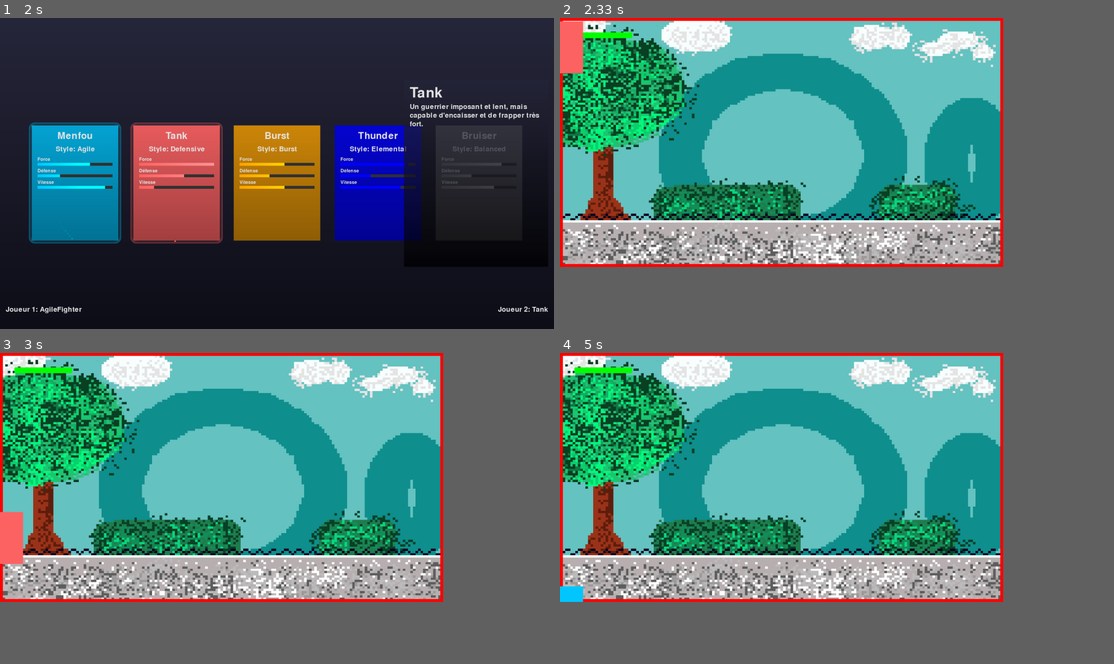
Above: before the commit, frames 1-4 (two rows, left to right).
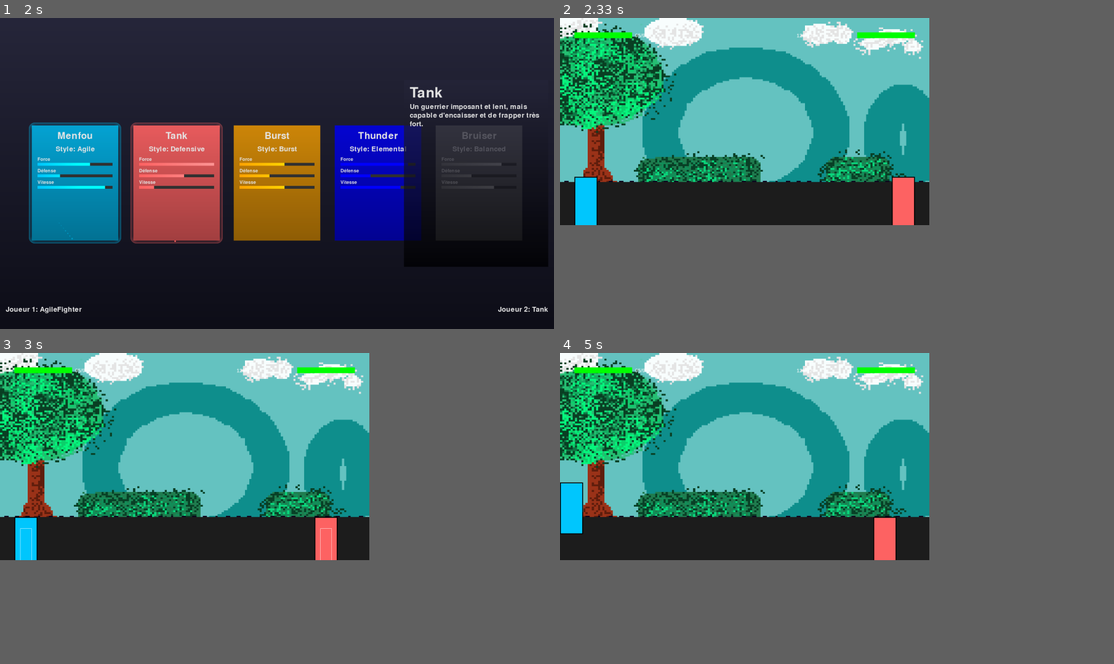
Above: after the commit, the same moments.

Repository: CarlosLeBg/pythfighter
Game: pygame game, started from src/selector.py
Same seed, same stepped clock (60 frames per second), same inputs: the game is played once before the commit and once after it.
Inputs (mouse positions are in pixels of both pictures, inside the frame that each line leads up to):
- Up to frame 1 (2 s): click (72, 182) at 1.38 s; click (177, 182) at 1.72 s
- Up to frame 2 (2.33 s): no input
- Up to frame 3 (3 s): hold F3 from 2.5 s (still down); hold Left from 2.5 s (still down)
- Up to frame 4 (5 s): release F3 at 3.03 s; release Left at 3.03 s; tap 1 at 3.07 s; hold Left 3.4-3.93 s; hold A 3.4-3.93 s; hold F3 3.97-4.37 s; hold A 3.97-4.37 s; hold W from 4.83 s (still down)
In our replay, in frame 2 the window is 720x405 before the commit and 600x337 after it. These sizes can differ from the game's own. Grey fills any space a smaller window leaves; there, only what the larger window draws over its background counts as a difference.

Frame 1 is identical in both runs. In frame 2, 45% of the frame differs, in the area x 0-80%, y 0-81%; in frame 3, 45%; in frame 4, 45%.

Commit message:
Modif de Carlos

Diff:
--- a/src/game.py
+++ b/src/game.py
@@ -5,23 +5,24 @@
 # Initialisation de Pygame
 pygame.init()
 
-# Configuration de la fenêtre
-SCREEN_WIDTH = 1920
-SCREEN_HEIGHT = 1080
-VISIBLE_WIDTH = SCREEN_WIDTH * 0.8  # Ajuster la largeur visible
-VISIBLE_HEIGHT = SCREEN_HEIGHT * 0.8  # Ajuster la hauteur visible
-screen = pygame.display.set_mode((VISIBLE_WIDTH, VISIBLE_HEIGHT))
-pygame.display.set_caption("Brawler")
-
-# Charger l'image de fond et la redimensionner
-bg_image = pygame.image.load("src/assets/backg.jpg")
-bg_image = pygame.transform.scale(bg_image, (VISIBLE_WIDTH, VISIBLE_HEIGHT))
-
 # Définition des couleurs
 WHITE = (255, 255, 255)
 RED = (255, 0, 0)
 GREEN = (0, 255, 0)
 BLACK = (0, 0, 0)
+
+# Taille de l'image de fond
+bg_image = pygame.image.load("src/assets/backg.jpg")  # Utilise backg.jpg
+bg_width, bg_height = bg_image.get_size()
+
+# Configuration de la fenêtre (en fonction de la taille de l'image)
+VISIBLE_WIDTH = 1280  # Zone visible
+VISIBLE_HEIGHT = 720  # Zone visible
+screen = pygame.display.set_mode((VISIBLE_WIDTH, VISIBLE_HEIGHT))
+pygame.display.set_caption("Brawler")
+
+# Forcer le redimensionnement de l'image pour qu'elle occupe toute la fenêtre
+bg_image = pygame.transform.scale(bg_image, (VISIBLE_WIDTH, VISIBLE_HEIGHT))
 
 # Récupération des personnages à partir de la config
 fighter_classes = {
@@ -32,29 +33,37 @@
     "Bruiser": Bruiser
 }
 
+# Sélection des personnages
+selected_fighter_1 = "AgileFighter"
+selected_fighter_2 = "Tank"
+
+fighter_1_data = fighter_classes[selected_fighter_1]()
+fighter_2_data = fighter_classes[selected_fighter_2]()
+
 # Configuration du jeu
 FPS = 60
 clock = pygame.time.Clock()
 
+# Classe Fighter
 class Fighter:
-    def __init__(self, name, speed, damage, abilities, style, stats, description, combo_tips, lore, color, special_ability, weakness):
-        self.name = name
-        self.speed = speed
-        self.damage = damage
-        self.abilities = abilities
-        self.style = style
-        self.stats = stats
-        self.description = description
-        self.combo_tips = combo_tips
-        self.lore = lore
-        self.color = color
-        self.special_ability = special_ability
-        self.weakness = weakness
-
+    def __init__(self, player, x, y, data):
+        self.player = player
+        self.name = data.name
+        self.speed = data.speed
+        self.damage = data.damage
+        self.abilities = data.abilities
+        self.style = data.style
+        self.stats = data.stats
+        self.description = data.description
+        self.combo_tips = data.combo_tips
+        self.lore = data.lore
+        self.color = data.color
+        self.special_ability = data.special_ability
+        self.weakness = data.weakness
         self.health = self.stats["Vie"]
         self.max_health = self.health
-        self.rect = pygame.Rect(0, 0, 80, 180)
-        self.hitbox = pygame.Rect(self.rect.x + 20, self.rect.y + 40, 40, 140)
+        self.rect = pygame.Rect(x, y, 80, 180)
+        self.hitbox = pygame.Rect(x + 20, y + 40, 40, 140)
         self.vel_y = 0
         self.jump = False
         self.attacking = False
@@ -65,7 +74,7 @@
         dx, dy = 0, 0
         GRAVITY = 0.5
         JUMP_FORCE = -15
-        GROUND_Y = screen_height - 150  # Y du sol ajusté
+        GROUND_Y = screen_height - 150
 
         if not self.attacking and self.alive:
             if self.player == 1:
@@ -89,7 +98,6 @@
 
         self.rect.x += dx
         self.rect.y += dy
-
         self.rect.x = max(0, min(self.rect.x, screen_width - 80))
         self.rect.y = max(0, self.rect.y)
 
@@ -103,93 +111,81 @@
             self.attacking = True
             self.attack_cooldown = 20
 
-    def take_damage(self, amount):
-        self.health -= amount
-        if self.health <= 0:
-            self.alive = False
+    def draw(self, surface, show_hitbox=False):
+        pygame.draw.rect(surface, self.color, self.rect)
+        pygame.draw.rect(surface, BLACK, self.rect, 3)
 
-    def draw(self, surface):
-        # Dessiner le personnage sans les bordures
-        pygame.draw.rect(surface, self.color, self.rect)
+        if show_hitbox:  # Afficher la hitbox si activée par F3
+            pygame.draw.rect(surface, WHITE, self.hitbox, 1)
 
-        # Dessiner la barre de santé sans bordures
+        # Amélioration de la barre de vie
         health_bar_width = 200
         health_bar_height = 20
         if self.player == 1:
             pygame.draw.rect(surface, RED, (50, 50, health_bar_width, health_bar_height))
             pygame.draw.rect(surface, GREEN, (50, 50, health_bar_width * (self.health / self.max_health), health_bar_height))
+            font = pygame.font.SysFont("Arial", 18)
+            health_text = font.render(f"{self.health}/{self.max_health}", True, WHITE)
+            surface.blit(health_text, (50 + health_bar_width + 10, 50))
         else:
-            pygame.draw.rect(surface, RED, (SCREEN_WIDTH - 250, 50, health_bar_width, health_bar_height))
-            pygame.draw.rect(surface, GREEN, (SCREEN_WIDTH - 250, 50, health_bar_width * (self.health / self.max_health), health_bar_height))
+            pygame.draw.rect(surface, RED, (VISIBLE_WIDTH - 250, 50, health_bar_width, health_bar_height))
+            pygame.draw.rect(surface, GREEN, (VISIBLE_WIDTH - 250, 50, health_bar_width * (self.health / self.max_health), health_bar_height))
+            font = pygame.font.SysFont("Arial", 18)
+            health_text = font.render(f"{self.health}/{self.max_health}", True, WHITE)
+            surface.blit(health_text, (VISIBLE_WIDTH - 250 - health_bar_width - 10, 50))
 
-# Sélection des personnages à partir des arguments passés
-selected_fighter_1 = "AgileFighter"
-selected_fighter_2 = "Tank"
+    def use_special_ability(self):
+        # Code spécifique pour utiliser l'abilité spéciale
+        pass
 
-fighter_1_data = fighter_classes[selected_fighter_1]()
-fighter_2_data = fighter_classes[selected_fighter_2]()
+    def collide_with(self, other):
+        return self.hitbox.colliderect(other.hitbox)
 
-fighter_1 = Fighter(**fighter_1_data.__dict__)
-fighter_1.player = 1
-fighter_2 = Fighter(**fighter_2_data.__dict__)
-fighter_2.player = 2
+# Ajustement de la position initiale des combattants
+fighter_1 = Fighter(1, 50, VISIBLE_HEIGHT - 180, fighter_1_data)
+fighter_2 = Fighter(2, VISIBLE_WIDTH - 130, VISIBLE_HEIGHT - 180, fighter_2_data)
 
-# Ajouter un effet d'écran cassé avec des bords colorés
-def draw_broken_screen(surface, width, height):
-    # Cacher les bords avec une couleur (ex: rouge)
-    color = RED  # Tu peux changer cette couleur selon ton envie
-    pygame.draw.rect(surface, color, pygame.Rect(0, 0, width, 10))  # Haut
-    pygame.draw.rect(surface, color, pygame.Rect(0, height - 10, width, 10))  # Bas
-    pygame.draw.rect(surface, color, pygame.Rect(0, 0, 10, height))  # Gauche
-    pygame.draw.rect(surface, color, pygame.Rect(width - 10, 0, 10, height))  # Droite
-
-# Function to check for victory
-def check_victory():
-    if not fighter_1.alive:
-        return 2
-    elif not fighter_2.alive:
-        return 1
-    return None
+# Variable pour afficher les hitboxes avec F3
+show_hitbox = False
 
 # Main game loop
 running = True
 while running:
     clock.tick(FPS)
 
-    # Remplir l'écran avec le fond
+    # Remplir l'écran avec l'arrière-plan redimensionné
     screen.blit(bg_image, (0, 0))
 
-    # Simuler un écran cassé avec des bords colorés
-    draw_broken_screen(screen, VISIBLE_WIDTH, VISIBLE_HEIGHT)
-
     # Remplir le sol
-    pygame.draw.rect(screen, (30, 30, 30), (0, SCREEN_HEIGHT - 150, SCREEN_WIDTH, 150))
+    pygame.draw.rect(screen, (30, 30, 30), (0, VISIBLE_HEIGHT - 150, VISIBLE_WIDTH, 150))
 
     # Déplacer et dessiner les combattants
     keys = pygame.key.get_pressed()
-    fighter_1.move(keys, SCREEN_WIDTH, SCREEN_HEIGHT)
-    fighter_2.move(keys, SCREEN_WIDTH, SCREEN_HEIGHT)
-    fighter_1.draw(screen)
-    fighter_2.draw(screen) # type: ignore
+    fighter_1.move(keys, VISIBLE_WIDTH, VISIBLE_HEIGHT)
+    fighter_2.move(keys, VISIBLE_WIDTH, VISIBLE_HEIGHT)
 
-    # Vérifier la victoire
-    winner = check_victory()
-    if winner:
-        # Afficher le message de victoire
-        font = pygame.font.SysFont(None, 55)
-        win_text = "Player 1 Wins!" if winner == 1 else "Player 2 Wins!"
-        text = font.render(win_text, True, WHITE)
-        screen.blit(text, (SCREEN_WIDTH // 2 - text.get_width() // 2, SCREEN_HEIGHT // 2 - text.get_height() // 2))
-        pygame.display.update()
-        pygame.time.delay(2000)
-        running = False
+    # Vérification de la collision entre l'attaque et l'adversaire
+    if fighter_1.attacking and fighter_1.collide_with(fighter_2):
+        fighter_2.health -= fighter_1.damage  # Infliger des dégâts à l'ennemi
+        fighter_1.attacking = False
 
-    # Mettre à jour l'affichage
-    pygame.display.update()
+    if fighter_2.attacking and fighter_2.collide_with(fighter_1):
+        fighter_1.health -= fighter_2.damage  # Infliger des dégâts à l'ennemi
+        fighter_2.attacking = False
+
+    # Afficher les combattants
+    fighter_1.draw(screen, show_hitbox)
+    fighter_2.draw(screen, show_hitbox)
 
     # Gérer les événements de la fenêtre
     for event in pygame.event.get():
         if event.type == pygame.QUIT:
             running = False
+        if event.type == pygame.KEYDOWN:
+            if event.key == pygame.K_F3:  # Activer/Désactiver l'affichage des hitboxes avec F3
+                show_hitbox = not show_hitbox
+
+    # Mettre à jour l'affichage
+    pygame.display.update()
 
 pygame.quit()
Binary file added: src/assets/temp_backg.jpg
